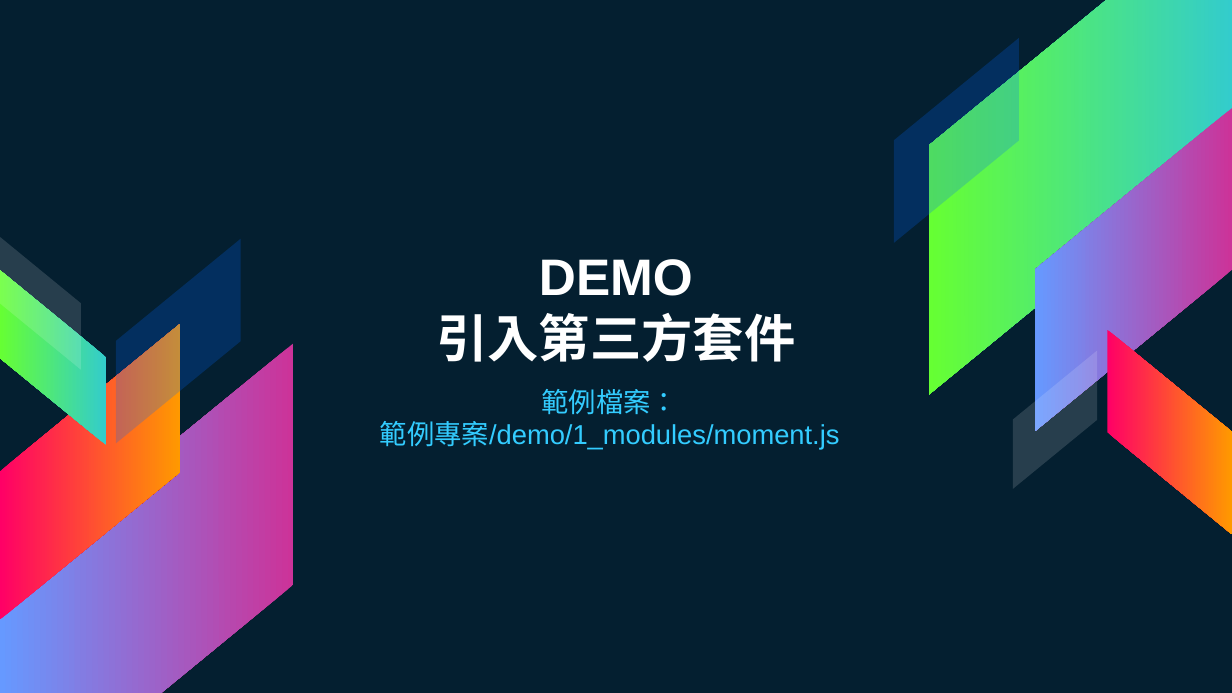
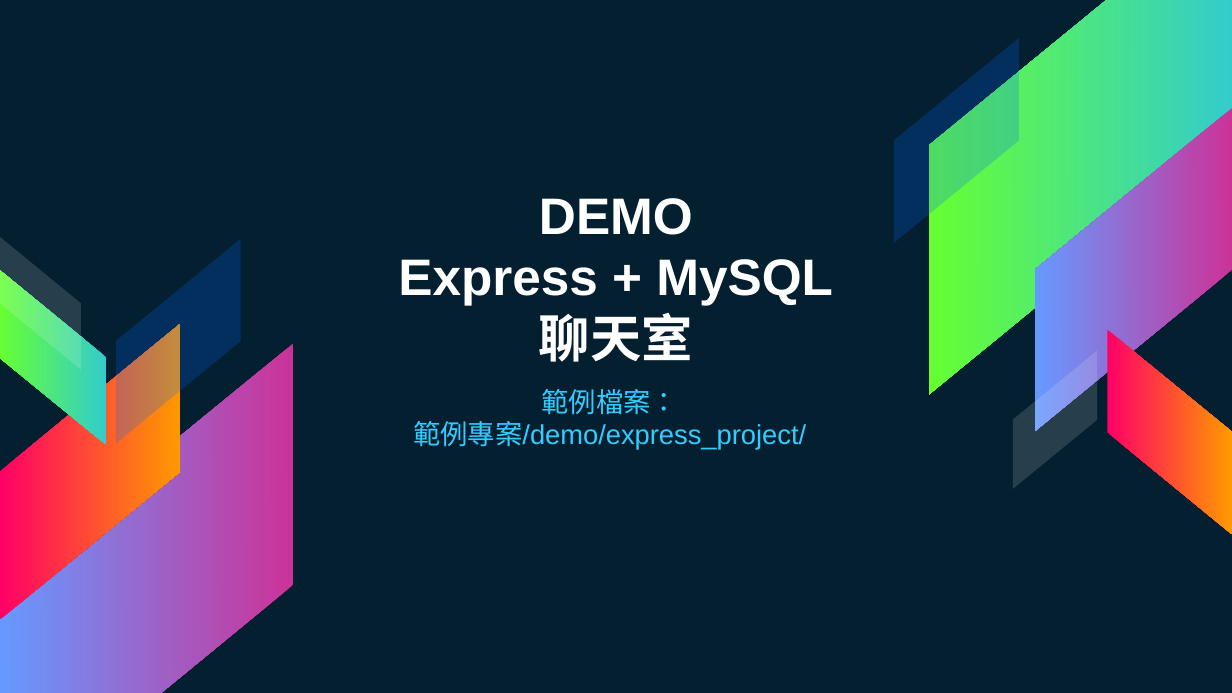
Before and after one commit to mmmaaaxxx77/NodeJS_YuanZe_Workshop, a slide deck: slide 24 of Documents/day2.pptx (slide 19 before the commit). Drawn at 1232x693 pixels with LibreOffice and Linux fonts; fonts in the diff are those of the drawing. Boxes give left, top, right and bottom in pixels: in the first picture for what was removed or moved away, otherwise in the second. Text is boxed around its words. In the diff, an @@ line names an element or a change of style, - is before the commit and + after.

Commit message:
新增專案檔與投影片

```diff
--- a/Documents/day2.pptx
+++ b/Documents/day2.pptx
@@ title at [398,198,833,362]: text changed @@
-DEMO
-引入第三方套件
+DEMO
+Express + MySQL
+聊天室
@@ subtitle at [413,421,806,450]: text changed @@
-範例專案/demo/1_modules/moment.js
+範例專案/demo/express_project/
```
Also in this commit, not shown: 10 other slides changed, 12 slides added, 16 slides removed, 31 other files.
